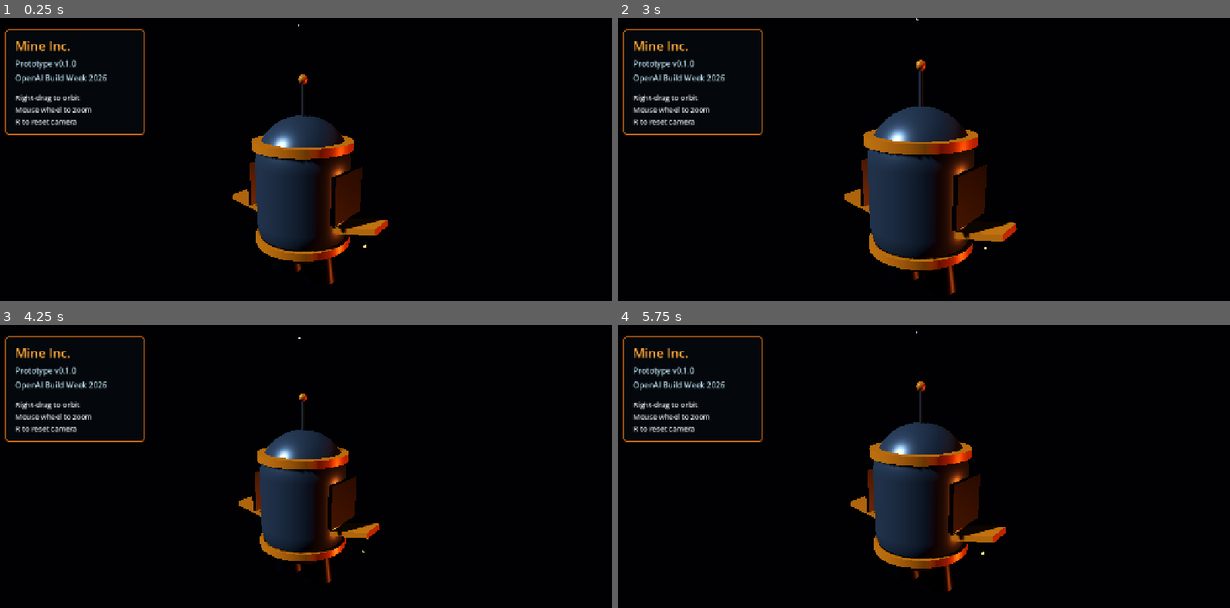
Above: before the commit, frames 1-4 (two rows, left to right).
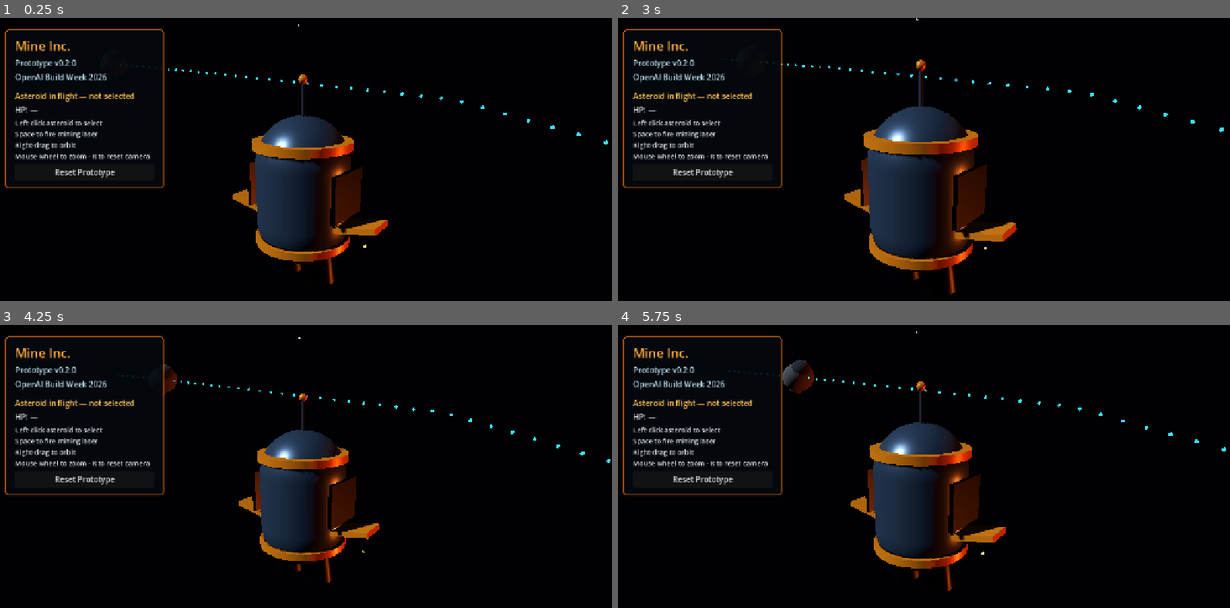
Above: after the commit, the same moments.

Repository: IanKensey/mine-inc-build-week
Game: Godot game, scene res://scenes/main/prototype.tscn
Two runs of this game, one before a commit and one after it. Both use one fixed random seed, a clock stepped at 60 frames per second and the inputs below.
Inputs (mouse positions are in pixels of both pictures, inside the frame that each line leads up to):
- Up to frame 1 (0.25 s): no input
- Up to frame 2 (3 s): click (703, 170) at 0.5 s, where only the run after the commit has a clickable "Reset Prototype"; tap Enter at 1.25 s; move the mouse to (1058, 173) at 1.27 s; hold Space (fire_mining_tool, bound only after the commit) 1.28-2.03 s; click (1058, 173) at 1.42 s; tap R (camera_reset) at 2, 2.75 s; move the mouse to (795, 207) at 2.02 s; right-click (795, 207) at 2.1 s; click (795, 207) at 2.17 s; tap Space (fire_mining_tool, bound only after the commit) at 2.3 s; move the mouse to (985, 114) at 2.77 s; hold Mouse wheel up (camera_zoom_in) from 2.78 s (still down); click (985, 114) at 2.92 s
- Up to frame 3 (4.25 s): tap Space (fire_mining_tool, bound only after the commit) at 3.05, 3.8 s; tap R (camera_reset) at 3.5 s; move the mouse to (269, 568) at 3.52 s; release Mouse wheel up (camera_zoom_in) at 3.53 s; tap Mouse wheel down (camera_zoom_out) at 3.6 s; click (269, 568) at 3.67 s
- Up to frame 4 (5.75 s): tap R (camera_reset) at 4.25 s; move the mouse to (1107, 551) at 4.27 s; hold Space (fire_mining_tool, bound only after the commit) 4.28-5.03 s; click (1107, 551) at 4.42 s; move the mouse to (734, 446) at 5.02 s; tap Space (fire_mining_tool, bound only after the commit) at 5.1 s; click (734, 446) at 5.17 s

The runs differ from the first frame. In frame 1, 2.5% of the frame differs, in the area x 0-100%, y 3-60%; in frame 2, 2.5%; in frame 3, 2.6%; in frame 4, 2.9%.

Commit message:
feat: complete Milestone 2 asteroid mining interaction

Diff:
--- a/game/project.godot
+++ b/game/project.godot
@@ -11,7 +11,7 @@
 [application]
 
 config/name="Mine Inc."
-config/version="0.1.0-buildweek"
+config/version="0.2.0-buildweek"
 run/main_scene="res://scenes/main/prototype.tscn"
 config/features=PackedStringArray("4.6")
 
@@ -45,6 +45,11 @@
 "events": [Object(InputEventKey,"resource_local_to_scene":false,"resource_name":"","device":-1,"window_id":0,"alt_press …(192 unchanged characters)…
 ]
 }
+fire_mining_tool={
+"deadzone": 0.5,
+"events": [Object(InputEventKey,"resource_local_to_scene":false,"resource_name":"","device":-1,"window_id":0,"alt_pressed":false,"shift_pressed":false,"ctrl_pressed":false,"meta_pressed":false,"pressed":false,"keycode":32,"physical_keycode":0,"key_label":0,"unicode":32,"location":0,"echo":false,"script":null)
+]
+}
 
 [rendering]
 
--- a/game/scenes/main/prototype.tscn
+++ b/game/scenes/main/prototype.tscn
@@ -1,8 +1,12 @@
-[gd_scene load_steps=9 format=3]
+[gd_scene load_steps=16 format=3]
 
 [ext_resource type="PackedScene" path="res://scenes/pod/escape_pod.tscn" id="1_pod"]
 [ext_resource type="Script" path="res://scripts/camera/orbit_camera.gd" id="2_camera"]
 [ext_resource type="PackedScene" path="res://scenes/ui/prototype_hud.tscn" id="3_hud"]
+[ext_resource type="Script" path="res://scripts/main/prototype_controller.gd" id="4_controller"]
+[ext_resource type="Script" path="res://scripts/space/trajectory_renderer.gd" id="5_trajectory"]
+[ext_resource type="Script" path="res://scripts/space/asteroid_flyby.gd" id="6_flyby"]
+[ext_resource type="PackedScene" path="res://scenes/space/asteroid.tscn" id="7_asteroid"]
 
 [sub_resource type="Environment" id="Environment_space"]
 background_mode = 1
@@ -42,7 +46,24 @@
 radial_segments = 8
 rings = 4
 
+[sub_resource type="Curve3D" id="Curve_flyby"]
+_data = {
+"points": PackedVector3Array(0, 0, 0, 0, 0, 0, -24, 4, -8, 0, 0, 0, 0, 0, 0, -11, 3.2, -7.2, 0, 0, 0, 0, 0, 0, 2, 2.2, -7.5, 0, 0, 0, 0, 0, 0, 14, -0.8, -8.2, 0, 0, 0, 0, 0, 0, 25, -3, -9),
+"tilts": PackedFloat32Array(0, 0, 0, 0, 0)
+}
+point_count = 5
+
+[sub_resource type="StandardMaterial3D" id="Material_beam"]
+shading_mode = 0
+albedo_color = Color(0.2, 1, 0.72, 1)
+emission_enabled = true
+emission = Color(0.08, 1, 0.52, 1)
+emission_energy_multiplier = 3.5
+
 [node name="Prototype" type="Node3D"]
+script = ExtResource("4_controller")
+mining_damage = 1
+asteroid_collision_mask = 2
 
 [node name="SpaceEnvironment" type="WorldEnvironment" parent="."]
 environment = SubResource("Environment_space")
@@ -99,6 +120,33 @@
 
 [node name="EscapePod" parent="." instance=ExtResource("1_pod")]
 
+[node name="AsteroidPath" type="Path3D" parent="."]
+curve = SubResource("Curve_flyby")
+
+[node name="TrajectoryRenderer" type="Node3D" parent="AsteroidPath"]
+script = ExtResource("5_trajectory")
+dot_spacing = 0.8
+dot_radius = 0.07
+dot_color = Color(0.18, 0.8, 1, 1)
+emission_energy = 2.2
+
+[node name="Dots" type="MultiMeshInstance3D" parent="AsteroidPath/TrajectoryRenderer"]
+
+[node name="AsteroidFlyby" type="PathFollow3D" parent="AsteroidPath"]
+rotation_mode = 0
+loop = false
+script = ExtResource("6_flyby")
+
+[node name="Asteroid" parent="AsteroidPath/AsteroidFlyby" instance=ExtResource("7_asteroid")]
+
+[node name="MiningBeam" type="MeshInstance3D" parent="."]
+visible = false
+material_override = SubResource("Material_beam")
+
+[node name="MiningBeamTimer" type="Timer" parent="."]
+wait_time = 0.18
+one_shot = true
+
 [node name="CameraRig" type="Node3D" parent="."]
 script = ExtResource("2_camera")
 target_path = NodePath("../EscapePod")
--- a/game/scenes/pod/escape_pod.tscn
+++ b/game/scenes/pod/escape_pod.tscn
@@ -124,3 +124,6 @@
 [node name="AntennaBeacon" type="MeshInstance3D" parent="."]
 position = Vector3(0, 3.0, 0)
 mesh = SubResource("SphereMesh_beacon")
+
+[node name="MiningOrigin" type="Marker3D" parent="."]
+position = Vector3(0, 0.3, 1.55)
--- /dev/null
+++ b/game/scenes/space/asteroid.tscn
@@ -0,0 +1,116 @@
+[gd_scene load_steps=12 format=3]
+
+[ext_resource type="Script" path="res://scripts/space/asteroid.gd" id="1_asteroid"]
+
+[sub_resource type="StandardMaterial3D" id="Material_rock"]
+albedo_color = Color(0.25, 0.22, 0.19, 1)
+roughness = 0.92
+
+[sub_resource type="StandardMaterial3D" id="Material_rock_dark"]
+albedo_color = Color(0.12, 0.105, 0.09, 1)
+roughness = 1.0
+
+[sub_resource type="StandardMaterial3D" id="Material_selection"]
+shading_mode = 0
+albedo_color = Color(1, 0.64, 0.12, 1)
+emission_enabled = true
+emission = Color(1, 0.36, 0.04, 1)
+emission_energy_multiplier = 2.4
+
+[sub_resource type="SphereMesh" id="Sphere_core"]
+material = SubResource("Material_rock")
+radius = 1.05
+height = 2.1
+radial_segments = 9
+rings = 5
+
+[sub_resource type="SphereMesh" id="Sphere_lobe_a"]
+material = SubResource("Material_rock_dark")
+radius = 0.7
+height = 1.4
+radial_segments = 8
+rings = 4
+
+[sub_resource type="SphereMesh" id="Sphere_lobe_b"]
+material = SubResource("Material_rock")
+radius = 0.55
+height = 1.1
+radial_segments = 7
+rings = 4
+
+[sub_resource type="TorusMesh" id="Torus_selection"]
+material = SubResource("Material_selection")
+inner_radius = 1.45
+outer_radius = 1.53
+rings = 32
+ring_segments = 8
+
+[sub_resource type="SphereShape3D" id="Sphere_collision"]
+radius = 1.45
+
+[sub_resource type="ParticleProcessMaterial" id="Particles_destruction"]
+emission_shape = 1
+emission_sphere_radius = 0.85
+direction = Vector3(0, 1, 0)
+spread = 180.0
+initial_velocity_min = 2.8
+initial_velocity_max = 5.2
+gravity = Vector3(0, 0, 0)
+scale_min = 0.65
+scale_max = 1.35
+color = Color(1, 0.46, 0.12, 1)
+
+[sub_resource type="SphereMesh" id="Sphere_particle"]
+material = SubResource("Material_selection")
+radius = 0.14
+height = 0.28
+radial_segments = 6
+rings = 3
+
+[node name="Asteroid" type="Area3D"]
+collision_layer = 2
+collision_mask = 0
+script = ExtResource("1_asteroid")
+maximum_health = 5
+movement_speed = 1.8
+
+[node name="VisualRoot" type="Node3D" parent="."]
+rotation = Vector3(0.32, -0.45, 0.18)
+
+[node name="Core" type="MeshInstance3D" parent="VisualRoot"]
+scale = Vector3(1.15, 0.82, 0.96)
+mesh = SubResource("Sphere_core")
+
+[node name="LobeA" type="MeshInstance3D" parent="VisualRoot"]
+position = Vector3(0.72, 0.32, -0.18)
+rotation = Vector3(0.4, 0.2, -0.3)
+scale = Vector3(1.05, 0.72, 0.88)
+mesh = SubResource("Sphere_lobe_a")
+
+[node name="LobeB" type="MeshInstance3D" parent="VisualRoot"]
+position = Vector3(-0.7, -0.3, 0.3)
+rotation = Vector3(-0.25, 0.5, 0.2)
+scale = Vector3(0.82, 1.1, 0.7)
+mesh = SubResource("Sphere_lobe_b")
+
+[node name="SelectionIndicator" type="MeshInstance3D" parent="."]
+visible = false
+rotation = Vector3(1.5708, 0, 0)
+mesh = SubResource("Torus_selection")
+
+[node name="CollisionShape3D" type="CollisionShape3D" parent="."]
+shape = SubResource("Sphere_collision")
+
+[node name="DestructionEffect" type="GPUParticles3D" parent="."]
+emitting = false
+amount = 44
+lifetime = 1.05
+one_shot = true
+explosiveness = 0.95
+visibility_aabb = AABB(-6, -6, -6, 12, 12, 12)
+process_material = SubResource("Particles_destruction")
+draw_pass_1 = SubResource("Sphere_particle")
+
+[node name="DestructionTimer" type="Timer" parent="."]
+wait_time = 1.1
+one_shot = true
--- a/game/scenes/ui/prototype_hud.tscn
+++ b/game/scenes/ui/prototype_hud.tscn
@@ -1,7 +1,9 @@
-[gd_scene load_steps=2 format=3]
+[gd_scene load_steps=3 format=3]
+
+[ext_resource type="Script" path="res://scripts/ui/prototype_hud.gd" id="1_hud"]
 
 [sub_resource type="StyleBoxFlat" id="StyleBoxFlat_panel"]
-bg_color = Color(0.02, 0.035, 0.055, 0.88)
+bg_color = Color(0.02, 0.035, 0.055, 0.9)
 border_width_left = 2
 border_width_top = 2
 border_width_right = 2
@@ -13,12 +15,13 @@
 corner_radius_bottom_left = 5
 
 [node name="PrototypeHUD" type="CanvasLayer"]
+script = ExtResource("1_hud")
 
 [node name="InfoPanel" type="PanelContainer" parent="."]
 offset_left = 24.0
 offset_top = 24.0
-offset_right = 312.0
-offset_bottom = 212.0
+offset_right = 352.0
+offset_bottom = 348.0
 theme_override_styles/panel = SubResource("StyleBoxFlat_panel")
 
 [node name="Margin" type="MarginContainer" parent="InfoPanel"]
@@ -28,7 +31,7 @@
 theme_override_constants/margin_bottom = 14
 
 [node name="Content" type="VBoxContainer" parent="InfoPanel/Margin"]
-theme_override_constants/separation = 7
+theme_override_constants/separation = 6
 
 [node name="Title" type="Label" parent="InfoPanel/Margin/Content"]
 theme_override_colors/font_color = Color(1, 0.66, 0.22, 1)
@@ -38,7 +41,7 @@
 [node name="Version" type="Label" parent="InfoPanel/Margin/Content"]
 theme_override_colors/font_color = Color(0.72, 0.86, 0.92, 1)
 theme_override_font_sizes/font_size = 16
-text = "Prototype v0.1.0"
+text = "Prototype v0.2.0"
 
 [node name="Event" type="Label" parent="InfoPanel/Margin/Content"]
 theme_override_colors/font_color = Color(0.72, 0.86, 0.92, 1)
@@ -47,7 +50,23 @@
 
 [node name="Separator" type="HSeparator" parent="InfoPanel/Margin/Content"]
 
+[node name="TargetStatus" type="Label" parent="InfoPanel/Margin/Content"]
+theme_override_colors/font_color = Color(1, 0.76, 0.32, 1)
+theme_override_font_sizes/font_size = 16
+text = "Asteroid in flight — not selected"
+
+[node name="Health" type="Label" parent="InfoPanel/Margin/Content"]
+theme_override_colors/font_color = Color(0.9, 0.92, 0.94, 1)
+theme_override_font_sizes/font_size = 16
+text = "HP: —"
+
 [node name="Controls" type="Label" parent="InfoPanel/Margin/Content"]
 theme_override_colors/font_color = Color(0.9, 0.92, 0.94, 1)
-theme_override_font_sizes/font_size = 15
-text = "Right-drag to orbit\nMouse wheel to zoom\nR to reset camera"
+theme_override_font_sizes/font_size = 14
+text = "Left-click asteroid to select\nSpace to fire mining laser\nRight-drag to orbit\nMouse wheel to zoom · R to reset camera"
+
+[node name="ResetButton" type="Button" parent="InfoPanel/Margin/Content"]
+custom_minimum_size = Vector2(0, 34)
+focus_mode = 0
+mouse_default_cursor_shape = 2
+text = "Reset Prototype"
--- /dev/null
+++ b/game/scripts/main/prototype_controller.gd
@@ -0,0 +1,132 @@
+extends Node3D
+
+@export_range(1, 100, 1) var mining_damage: int = 1
+@export_flags_3d_physics var asteroid_collision_mask: int = 2
+@export_range(0.05, 1.0, 0.05) var beam_duration: float = 0.18
+
+@onready var _camera: Camera3D = $CameraRig/Camera3D
+@onready var _mining_origin: Marker3D = $EscapePod/MiningOrigin
+@onready var _flyby: AsteroidFlyby = $AsteroidPath/AsteroidFlyby
+@onready var _asteroid: PrototypeAsteroid = $AsteroidPath/AsteroidFlyby/Asteroid
+@onready var _beam: MeshInstance3D = $MiningBeam
+@onready var _beam_timer: Timer = $MiningBeamTimer
+@onready var _hud: PrototypeHUD = $PrototypeHUD
+
+var _selected_asteroid: PrototypeAsteroid
+
+
+func _ready() -> void:
+	_asteroid.health_changed.connect(_on_asteroid_health_changed)
+	_asteroid.destroyed.connect(_on_asteroid_destroyed)
+	_flyby.flyby_completed.connect(_on_flyby_completed)
+	_beam_timer.timeout.connect(_on_beam_timer_timeout)
+	_hud.reset_requested.connect(_reset_prototype)
+	_hud.show_flyby_active()
+	print("Milestone 2 prototype ready.")
+
+
+func _unhandled_input(event: InputEvent) -> void:
+	if event is InputEventMouseButton:
+		var mouse_button: InputEventMouseButton = event as InputEventMouseButton
+		if mouse_button.button_index == MOUSE_BUTTON_LEFT and mouse_button.pressed:
+			_select_at_screen_position(mouse_button.position)
+			get_viewport().set_input_as_handled()
+			return
+
+	if event.is_action_pressed("fire_mining_tool"):
+		if event is InputEventKey and (event as InputEventKey).echo:
+			return
+		_fire_mining_shot()
+		get_viewport().set_input_as_handled()
+
+
+func _select_at_screen_position(screen_position: Vector2) -> void:
+	var ray_origin: Vector3 = _camera.project_ray_origin(screen_position)
+	var ray_end: Vector3 = ray_origin + _camera.project_ray_normal(screen_position) * 100.0
+	var query := PhysicsRayQueryParameters3D.create(ray_origin, ray_end, asteroid_collision_mask)
+	query.collide_with_areas = true
+	query.collide_with_bodies = false
+	var result: Dictionary = get_world_3d().direct_space_state.intersect_ray(query)
+
+	if result.is_empty():
+		_clear_selection()
+		return
+
+	var collider: Object = result.get("collider") as Object
+	if collider is PrototypeAsteroid and (collider as PrototypeAsteroid).can_be_targeted():
+		_set_selected_asteroid(collider as PrototypeAsteroid)
+	else:
+		_clear_selection()
+
+
+func _set_selected_asteroid(asteroid: PrototypeAsteroid) -> void:
+	if is_instance_valid(_selected_asteroid) and _selected_asteroid != asteroid:
+		_selected_asteroid.set_selected(false)
+
+	_selected_asteroid = asteroid
+	_selected_asteroid.set_selected(true)
+	_hud.show_selected(_selected_asteroid.current_health, _selected_asteroid.maximum_health)
+	print("Asteroid selected.")
+
+
+func _clear_selection() -> void:
+	if is_instance_valid(_selected_asteroid):
+		_selected_asteroid.set_selected(false)
+	_selected_asteroid = null
+
+	if _asteroid.is_destroyed:
+		_hud.show_destroyed(_asteroid.maximum_health)
+	elif _flyby.is_running:
+		_hud.show_flyby_active()
+	else:
+		_hud.show_flyby_complete()
+
+
+func _fire_mining_shot() -> void:
+	if not is_instance_valid(_selected_asteroid) or not _selected_asteroid.can_be_targeted():
+		return
+
+	_show_mining_beam(_mining_origin.global_position, _selected_asteroid.global_position)
+	_selected_asteroid.take_mining_damage(mining_damage)
+
+
+func _show_mining_beam(start: Vector3, end: Vector3) -> void:
+	var beam_mesh := ImmediateMesh.new()
+	beam_mesh.surface_begin(Mesh.PRIMITIVE_LINES)
+	beam_mesh.surface_add_vertex(_beam.to_local(start))
+	beam_mesh.surface_add_vertex(_beam.to_local(end))
+	beam_mesh.surface_end()
+	_beam.mesh = beam_mesh
+	_beam.visible = true
+	_beam_timer.start(beam_duration)
+
+
+func _reset_prototype() -> void:
+	_clear_selection()
+	_beam_timer.stop()
+	_beam.visible = false
+	_beam.mesh = null
+	_flyby.reset_flyby()
+	_hud.show_flyby_active()
+	print("Prototype reset requested.")
+
+
+func _on_asteroid_health_changed(current_health: int, maximum_health: int) -> void:
+	if _selected_asteroid == _asteroid:
+		_hud.show_selected(current_health, maximum_health)
+
+
+func _on_asteroid_destroyed() -> void:
+	_flyby.stop_flyby()
+	_selected_asteroid = null
+	_hud.show_destroyed(_asteroid.maximum_health)
+
+
+func _on_flyby_completed() -> void:
+	_selected_asteroid = null
+	_hud.show_flyby_complete()
+
+
+func _on_beam_timer_timeout() -> void:
+	_beam.visible = false
+	_beam.mesh = null
--- /dev/null
+++ b/game/scripts/space/asteroid.gd
@@ -0,0 +1,100 @@
+class_name PrototypeAsteroid
+extends Area3D
+
+signal health_changed(current_health: int, maximum_health: int)
+signal selection_changed(is_selected: bool)
+signal destroyed
+
+@export_range(1, 100, 1) var maximum_health: int = 5
+@export_range(0.1, 10.0, 0.1) var movement_speed: float = 1.8
+
+@onready var _visual_root: Node3D = $VisualRoot
+@onready var _selection_indicator: MeshInstance3D = $SelectionIndicator
+@onready var _collision_shape: CollisionShape3D = $CollisionShape3D
+@onready var _destruction_effect: GPUParticles3D = $DestructionEffect
+@onready var _destruction_timer: Timer = $DestructionTimer
+
+var current_health: int = 5
+var is_destroyed: bool = false
+var _is_selected: bool = false
+var _is_targetable: bool = true
+
+
+func _ready() -> void:
+	_destruction_timer.timeout.connect(_on_destruction_timer_timeout)
+	reset_asteroid()
+
+
+func take_mining_damage(amount: int) -> void:
+	if is_destroyed or not _is_targetable or amount <= 0:
+		return
+
+	current_health = maxi(current_health - amount, 0)
+	health_changed.emit(current_health, maximum_health)
+	print("Asteroid hit for %d mining damage. HP: %d / %d" % [amount, current_health, maximum_health])
+
+	if current_health == 0:
+		_destroy()
+
+
+func set_selected(value: bool) -> void:
+	var next_value: bool = value and _is_targetable and not is_destroyed
+	if _is_selected == next_value:
+		return
+
+	_is_selected = next_value
+	_selection_indicator.visible = _is_selected
+	selection_changed.emit(_is_selected)
+
+
+func set_targetable(value: bool) -> void:
+	_is_targetable = value and not is_destroyed
+	monitorable = _is_targetable
+	_collision_shape.set_deferred("disabled", not _is_targetable)
+	if not _is_targetable:
+		set_selected(false)
+
+
+func can_be_targeted() -> bool:
+	return _is_targetable and not is_destroyed
+
+
+func reset_asteroid() -> void:
+	current_health = maximum_health
+	is_destroyed = false
+	_is_targetable = true
+	_is_selected = false
+	_visual_root.visible = true
+	_selection_indicator.visible = false
+	monitorable = true
+	_collision_shape.set_deferred("disabled", false)
+	_destruction_effect.emitting = false
+	_destruction_effect.visible = false
+	_destruction_timer.stop()
+	health_changed.emit(current_health, maximum_health)
+	selection_changed.emit(false)
+	print("Asteroid reset. HP: %d / %d" % [current_health, maximum_health])
+
+
+func _destroy() -> void:
+	if is_destroyed:
+		return
+
+	is_destroyed = true
+	_is_targetable = false
+	_is_selected = false
+	monitorable = false
+	_collision_shape.set_deferred("disabled", true)
+	_selection_indicator.visible = false
+	_visual_root.visible = false
+	_destruction_effect.visible = true
+	_destruction_effect.restart()
+	_destruction_effect.emitting = true
+	_destruction_timer.start()
+	destroyed.emit()
+	print("Asteroid destroyed.")
+
+
+func _on_destruction_timer_timeout() -> void:
+	_destruction_effect.emitting = false
+	_destruction_effect.visible = false
--- /dev/null
+++ b/game/scripts/space/asteroid_flyby.gd
@@ -0,0 +1,49 @@
+class_name AsteroidFlyby
+extends PathFollow3D
+
+signal flyby_completed
+
+@onready var asteroid: PrototypeAsteroid = $Asteroid
+
+var is_running: bool = false
+var _completion_emitted: bool = false
+
+
+func _ready() -> void:
+	loop = false
+	reset_flyby()
+
+
+func _process(delta: float) -> void:
+	if not is_running or asteroid.is_destroyed:
+		return
+
+	var path: Path3D = get_parent() as Path3D
+	var path_length: float = path.curve.get_baked_length()
+	progress = minf(progress + asteroid.movement_speed * delta, path_length)
+
+	if progress >= path_length:
+		_complete_flyby()
+
+
+func reset_flyby() -> void:
+	progress = 0.0
+	_completion_emitted = false
+	is_running = true
+	asteroid.reset_asteroid()
+	print("Asteroid fly-by started.")
+
+
+func stop_flyby() -> void:
+	is_running = false
+
+
+func _complete_flyby() -> void:
+	if _completion_emitted:
+		return
+
+	_completion_emitted = true
+	is_running = false
+	asteroid.set_targetable(false)
+	flyby_completed.emit()
+	print("Asteroid fly-by complete.")
--- /dev/null
+++ b/game/scripts/space/trajectory_renderer.gd
@@ -0,0 +1,52 @@
+class_name TrajectoryRenderer
+extends Node3D
+
+@export_node_path("Path3D") var path_path: NodePath = NodePath("..")
+@export_range(0.25, 4.0, 0.05) var dot_spacing: float = 0.8
+@export_range(0.02, 0.5, 0.01) var dot_radius: float = 0.07
+@export var dot_color: Color = Color(0.18, 0.8, 1.0, 1.0)
+@export_range(0.1, 8.0, 0.1) var emission_energy: float = 2.2
+
+@onready var _dots: MultiMeshInstance3D = $Dots
+
+
+func _ready() -> void:
+	_build_trajectory_once()
+
+
+func _build_trajectory_once() -> void:
+	var path_node: Node = get_node_or_null(path_path)
+	if path_node is not Path3D:
+		push_error("TrajectoryRenderer requires a valid Path3D.")
+		return
+
+	var path: Path3D = path_node as Path3D
+	var path_length: float = path.curve.get_baked_length()
+	var dot_count: int = maxi(int(floor(path_length / dot_spacing)) + 1, 2)
+
+	var material := StandardMaterial3D.new()
+	material.shading_mode = BaseMaterial3D.SHADING_MODE_UNSHADED
+	material.albedo_color = dot_color
+	material.emission_enabled = true
+	material.emission = dot_color
+	material.emission_energy_multiplier = emission_energy
+
+	var dot_mesh := SphereMesh.new()
+	dot_mesh.radius = dot_radius
+	dot_mesh.height = dot_radius * 2.0
+	dot_mesh.radial_segments = 8
+	dot_mesh.rings = 4
+	dot_mesh.material = material
+
+	var dots_multimesh := MultiMesh.new()
+	dots_multimesh.transform_format = MultiMesh.TRANSFORM_3D
+	dots_multimesh.mesh = dot_mesh
+	dots_multimesh.instance_count = dot_count
+
+	for index: int in dot_count:
+		var distance: float = minf(float(index) * dot_spacing, path_length)
+		var point: Vector3 = path.curve.sample_baked(distance, true)
+		dots_multimesh.set_instance_transform(index, Transform3D(Basis.IDENTITY, point))
+
+	_dots.multimesh = dots_multimesh
+	print("Trajectory generated once with %d dots." % dot_count)
--- /dev/null
+++ b/game/scripts/ui/prototype_hud.gd
@@ -0,0 +1,36 @@
+class_name PrototypeHUD
+extends CanvasLayer
+
+signal reset_requested
+
+@onready var _target_status: Label = $InfoPanel/Margin/Content/TargetStatus
+@onready var _health: Label = $InfoPanel/Margin/Content/Health
+@onready var _reset_button: Button = $InfoPanel/Margin/Content/ResetButton
+
+
+func _ready() -> void:
+	_reset_button.pressed.connect(_on_reset_button_pressed)
+
+
+func show_flyby_active() -> void:
+	_target_status.text = "Asteroid in flight — not selected"
+	_health.text = "HP: —"
+
+
+func show_selected(current_health: int, maximum_health: int) -> void:
+	_target_status.text = "Asteroid selected"
+	_health.text = "HP: %d / %d" % [current_health, maximum_health]
+
+
+func show_destroyed(maximum_health: int) -> void:
+	_target_status.text = "Asteroid destroyed"
+	_health.text = "HP: 0 / %d" % maximum_health
+
+
+func show_flyby_complete() -> void:
+	_target_status.text = "Fly-by complete"
+	_health.text = "HP: —"
+
+
+func _on_reset_button_pressed() -> void:
+	reset_requested.emit()
Not shown, added: game/scripts/main/prototype_controller.gd.uid
Not shown, added: game/scripts/space/asteroid.gd.uid
Not shown, added: game/scripts/space/asteroid_flyby.gd.uid
Not shown, added: game/scripts/space/trajectory_renderer.gd.uid
Not shown, added: game/scripts/ui/prototype_hud.gd.uid
Not shown, changed: docs/codex-collaboration-log.md
Not shown, changed: docs/test-checklist.md
Not shown, added: media/screenshots/milestone-1-codex-completion-report-end.png
Not shown, added: media/screenshots/milestone-1-codex-completion-report-start.png
Not shown, added: media/screenshots/milestone-1-git-commit-history.png
Not shown, added: media/screenshots/milestone-2-asteroid-destroyed-particles.png
Not shown, added: media/screenshots/milestone-2-asteroid-flyby.png
(and 1 more such lines)
